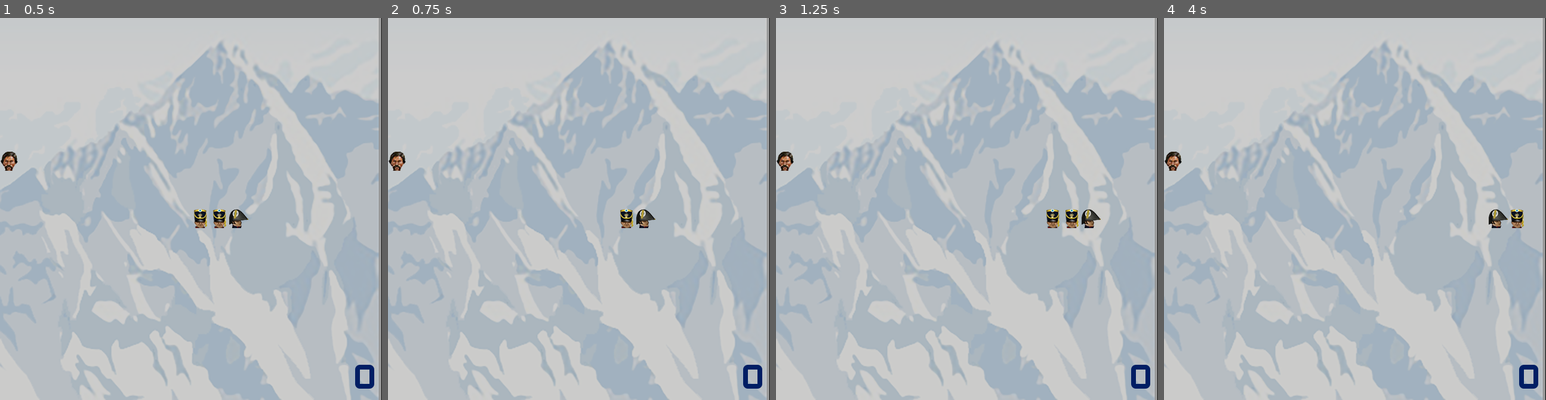
Above: before the commit, frames 1-4 (left to right).
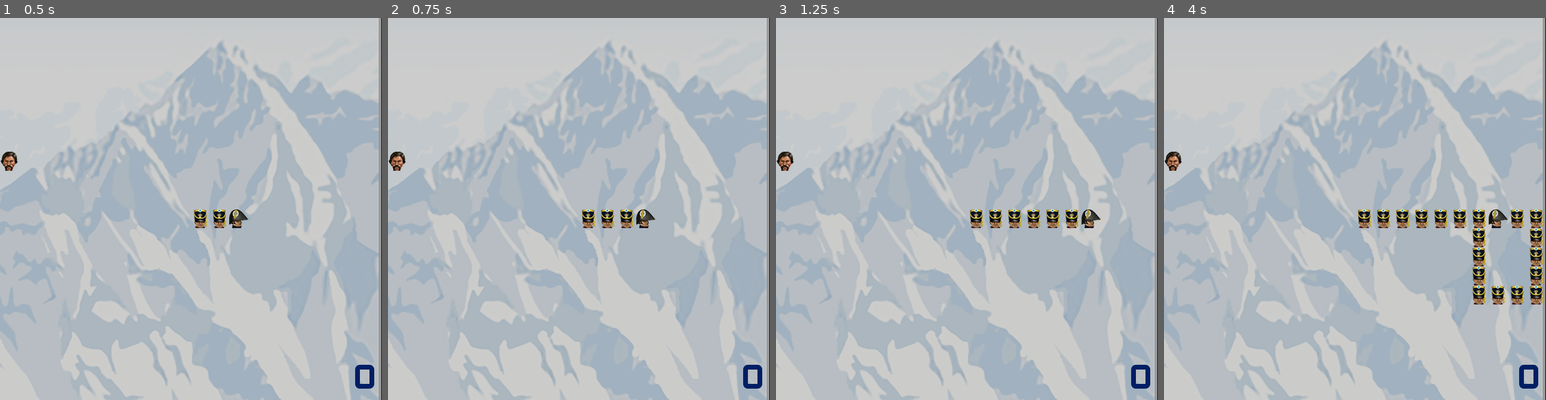
Above: after the commit, the same moments.

Repository: TuliGrisolia/Jam-San-Martin
Game: Godot game, scene res://Escenas/game.tscn
Two runs of this game, one before a commit and one after it. Both use one fixed random seed, a clock stepped at 60 frames per second and the inputs below. The project has no main scene, so this scene is started directly.
Inputs:
- Up to frame 1 (0.5 s): no input
- Up to frame 2 (0.75 s): hold Right (ui_right) from 0.53 s (still down)
- Up to frame 3 (1.25 s): keep holding Right (ui_right)
- Up to frame 4 (4 s): release Right (ui_right) at 1.28 s; hold Down (ui_down) 1.28-2.03 s; hold Right (ui_right) 2.03-2.78 s; hold Up (ui_up) 2.78-3.53 s; hold Left (ui_left) from 3.53 s (still down)

Frame 1 is identical in both runs. In frame 2, 0.3% of the frame differs, in the area x 50-60%, y 50-55%; in frame 3, 0.6%; in frame 4, 2.8%, in the area x 50-100%, y 50-75%.

Commit message:
cambios-ni

Diff:
--- a/Scripts/Game.gd
+++ b/Scripts/Game.gd
@@ -60,7 +60,7 @@
 
 func move_snake():
 	if adding_food:
-		delete_tiles(SNAKE)
+#		delete_tiles(SNAKE)
 		var body_copy = snake_body
 		if snake_body.size() > 2:
 			body_copy = snake_body.slice(0, snake_body.size() - 1)
@@ -69,7 +69,7 @@
 		snake_body = body_copy
 		adding_food = false
 	else:
-		delete_tiles(SNAKE)
+#		delete_tiles(SNAKE)
 		var body_copy = snake_body
 		if snake_body.size() > 2:
 			body_copy = snake_body.slice(0, snake_body.size() - 2)
@@ -83,7 +83,7 @@
 		food_pos = def_pos_food()
 		adding_food = true
 		$growing.play()
-		get_tree(). call_group("ScoreGroup", "update_score", snake_body.size())
+		get_tree().call_group("ScoreGroup", "update_score", snake_body.size())
 	pass
 
 func check_game_over():
